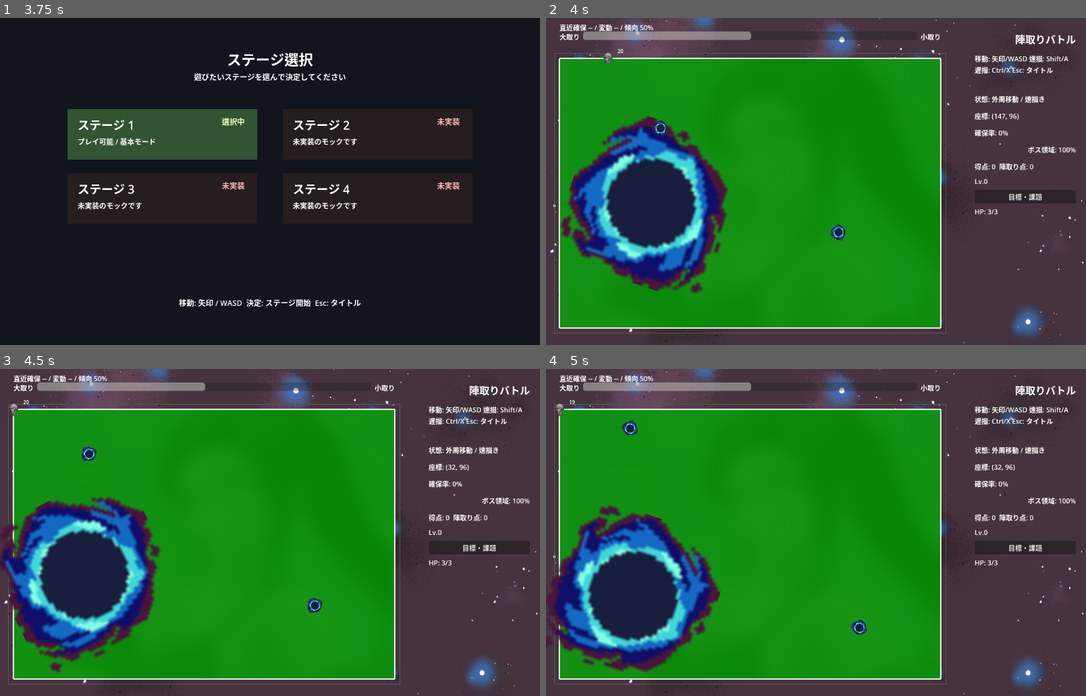
Above: before the commit, frames 1-4 (two rows, left to right).
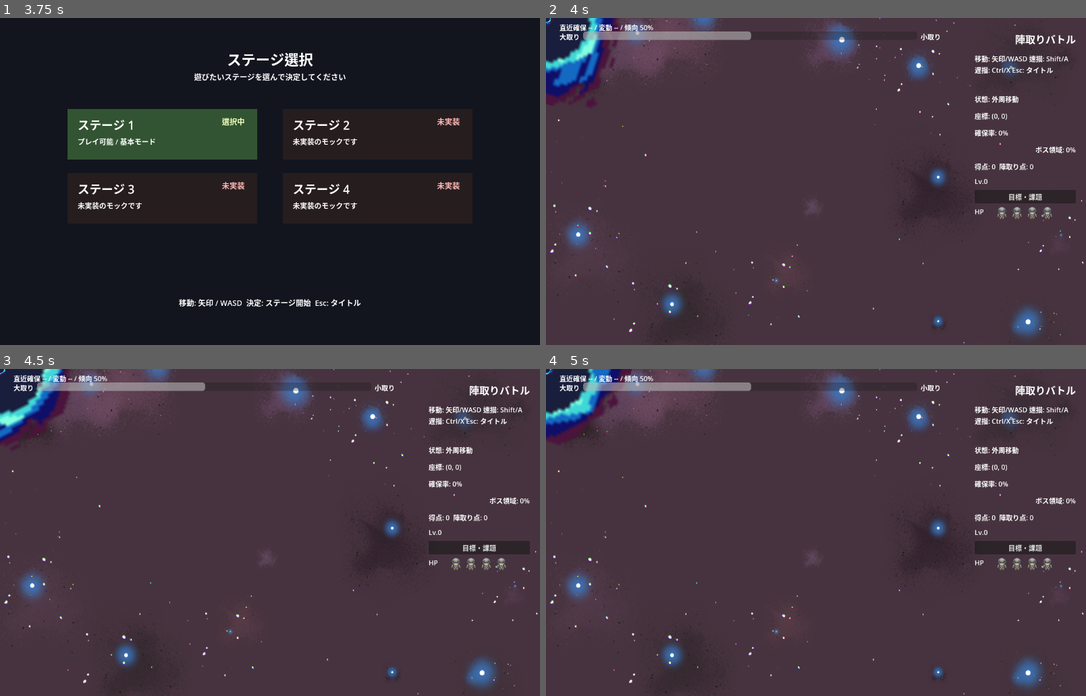
Above: after the commit, the same moments.

Repository: goenc/qix-project
Game: Godot game, scene res://scenes/title_main.tscn
Two runs of this game, one before a commit and one after it. Both use one fixed random seed, a clock stepped at 60 frames per second and the inputs below.
Inputs (mouse positions are in pixels of both pictures, inside the frame that each line leads up to):
- Up to frame 1 (3.75 s): tap Enter (qix_start) at 0.5, 1.25, 1.35, 2, 2.75, 3.5 s; move the mouse to (388, 165) at 0.52 s; hold Right (move_right) 0.53-1.28 s; tap Shift (qix_draw) at 0.6 s; click (388, 165) at 0.67 s; tap Space at 0.77, 1.52, 3.02 s; move the mouse to (162, 197) at 1.27 s; hold Down (move_down) 1.28-2.03 s; click (162, 197) at 1.42 s; move the mouse to (324, 109) at 2.02 s; hold Right (move_right) 2.03-2.78 s; tap Ctrl at 2.1 s; click (324, 109) at 2.17 s; move the mouse to (243, 246) at 2.77 s; hold Up (move_up) 2.78-3.53 s; tap 1 at 2.85 s; click (243, 246) at 2.92 s; move the mouse to (432, 230) at 3.52 s; hold Left (move_left) from 3.53 s (still down); tap 2 at 3.6 s; click (432, 230) at 3.67 s
- Up to frame 2 (4 s): keep holding Left (move_left); tap Space at 3.77 s
- Up to frame 3 (4.5 s): keep holding Left (move_left); move the mouse to (108, 483) at 4.27 s; tap 3 at 4.35 s; click (108, 483) at 4.42 s
- Up to frame 4 (5 s): keep holding Left (move_left); tap Space at 4.52 s

Frame 1 is identical in both runs. In frame 2, 61% of the frame differs, in the area x 0-98%, y 0-97%; in frame 3, 61%; in frame 4, 61%.
Error after the commit: Parse Error: Cannot infer the type of "icons" variable because the value doesn't have a set type. (res://scripts/game/services/base_main_hud_service.gd:127)

Commit message:
HP表示を専用アイコン領域へ分離
・理由：数値表記を廃止し、ゲームロジックへ影響させず残り体力を視覚表示するため
・変更点：既存のHP行を維持したまま専用領域と下向きキャラクターアイコン4個を追加
・変更点：HUDサービス内だけで最大HP分の表示と消費HP分の半透明化を制御
・確認内容：差分検査、headless読込、通常起動を実施しエラーなし

Diff:
--- a/scenes/base_main.tscn
+++ b/scenes/base_main.tscn
@@ -1,10 +1,15 @@
-[gd_scene load_steps=6 format=3]
+[gd_scene load_steps=7 format=3]
 
 [ext_resource type="Script" path="res://scripts/game/base_main.gd" id="1_script"]
 [ext_resource type="PackedScene" path="res://scenes/player/base_player.tscn" id="2_player_scene"]
 [ext_resource type="PackedScene" path="res://scenes/enemy/bbos.tscn" id="3_bbos_scene"]
 [ext_resource type="PackedScene" path="res://scenes/enemy/minor_enemy.tscn" id="4_minor_enemy_scene"]
 [ext_resource type="Texture2D" path="res://assets/backgrounds/common/game_background_1280x720.png" id="5_background"]
+[ext_resource type="Texture2D" path="res://assets/player/Soldier 01-1.png" id="6_hp_icon_texture"]
+
+[sub_resource type="AtlasTexture" id="AtlasTexture_hp_down"]
+atlas = ExtResource("6_hp_icon_texture")
+region = Rect2(32, 0, 32, 32)
 
 [node name="BaseMain" type="Node2D"]
 script = ExtResource("1_script")
@@ -176,7 +181,43 @@
 offset_top = 448.0
 offset_right = -24.0
 offset_bottom = 476.0
-text = "HP: 3/3"
+text = "HP"
+
+[node name="HpIconContainer" type="Control" parent="Ui/Root"]
+anchor_left = 1.0
+anchor_right = 1.0
+offset_left = -216.0
+offset_top = 446.0
+offset_right = -72.0
+offset_bottom = 478.0
+mouse_filter = 2
+
+[node name="HpIcon1" type="TextureRect" parent="Ui/Root/HpIconContainer"]
+offset_right = 32.0
+offset_bottom = 32.0
+mouse_filter = 2
+texture = SubResource("AtlasTexture_hp_down")
+
+[node name="HpIcon2" type="TextureRect" parent="Ui/Root/HpIconContainer"]
+offset_left = 36.0
+offset_right = 68.0
+offset_bottom = 32.0
+mouse_filter = 2
+texture = SubResource("AtlasTexture_hp_down")
+
+[node name="HpIcon3" type="TextureRect" parent="Ui/Root/HpIconContainer"]
+offset_left = 72.0
+offset_right = 104.0
+offset_bottom = 32.0
+mouse_filter = 2
+texture = SubResource("AtlasTexture_hp_down")
+
+[node name="HpIcon4" type="TextureRect" parent="Ui/Root/HpIconContainer"]
+offset_left = 108.0
+offset_right = 140.0
+offset_bottom = 32.0
+mouse_filter = 2
+texture = SubResource("AtlasTexture_hp_down")
 
 [node name="ResultLabel" type="Label" parent="Ui/Root"]
 anchor_left = 1.0
--- a/scripts/game/base_main.gd
+++ b/scripts/game/base_main.gd
@@ -64,6 +64,7 @@
 @onready var detail_quest_label: Label = $Ui/Root/ObjectivesQuestDetailOverlay/DetailQuestLabel
 @onready var detail_close_button: Button = $Ui/Root/ObjectivesQuestDetailOverlay/DetailCloseButton
 @onready var hp_label: Label = $Ui/Root/HpLabel
+@onready var hp_icon_container: Control = $Ui/Root/HpIconContainer
 @onready var result_label: Label = $Ui/Root/ResultLabel
 @onready var upgrade_overlay: Control = $Ui/Root/UpgradeOverlay
 @onready var upgrade_title_label: Label = $Ui/Root/UpgradeOverlay/UpgradeTitleLabel
--- a/scripts/game/services/base_main_hud_service.gd
+++ b/scripts/game/services/base_main_hud_service.gd
@@ -103,18 +103,34 @@
 	if _main == null or !is_instance_valid(_main.hp_label):
 		return
 
+	_main.hp_label.text = "HP"
+	if !is_instance_valid(_main.hp_icon_container):
+		return
+
 	if !is_instance_valid(_main.base_player):
-		_main.hp_label.text = "HP: -/-"
-		return
-
-	if _main.base_player.has_method("get_current_hp") and _main.base_player.has_method("get_max_hp"):
-		_main.hp_label.text = "HP: %d/%d" % [
-			_main.base_player.get_current_hp(),
-			_main.base_player.get_max_hp()
-		]
-		return
-
-	_main.hp_label.text = "HP: -/-"
+		_update_hp_icons(0, 0)
+		return
+
+	if !_main.base_player.has_method("get_current_hp") or !_main.base_player.has_method("get_max_hp"):
+		_update_hp_icons(0, 0)
+		return
+
+	_update_hp_icons(
+		int(_main.base_player.get_current_hp()),
+		int(_main.base_player.get_max_hp())
+	)
+
+
+func _update_hp_icons(current_hp: int, max_hp: int) -> void:
+	var safe_max_hp := maxi(0, max_hp)
+	var safe_current_hp := clampi(current_hp, 0, safe_max_hp)
+	var icons := _main.hp_icon_container.get_children()
+	for index in range(icons.size()):
+		var icon := icons[index] as TextureRect
+		if icon == null:
+			continue
+		icon.visible = index < safe_max_hp
+		icon.modulate.a = 1.0 if index < safe_current_hp else 0.35
 
 
 func sync_status(status: Dictionary) -> void:
Not shown, changed: runtime/commit_message.md
